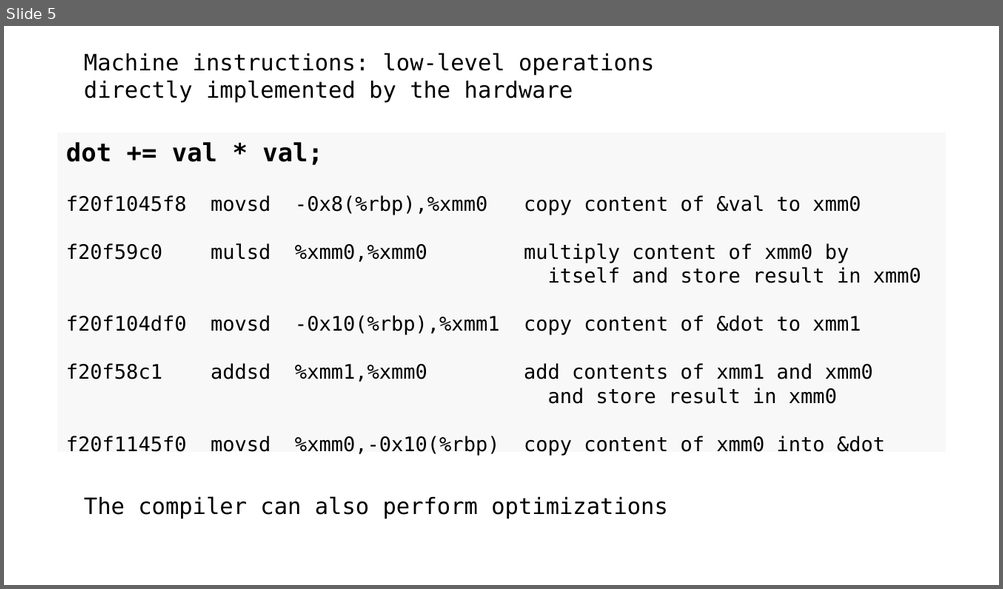
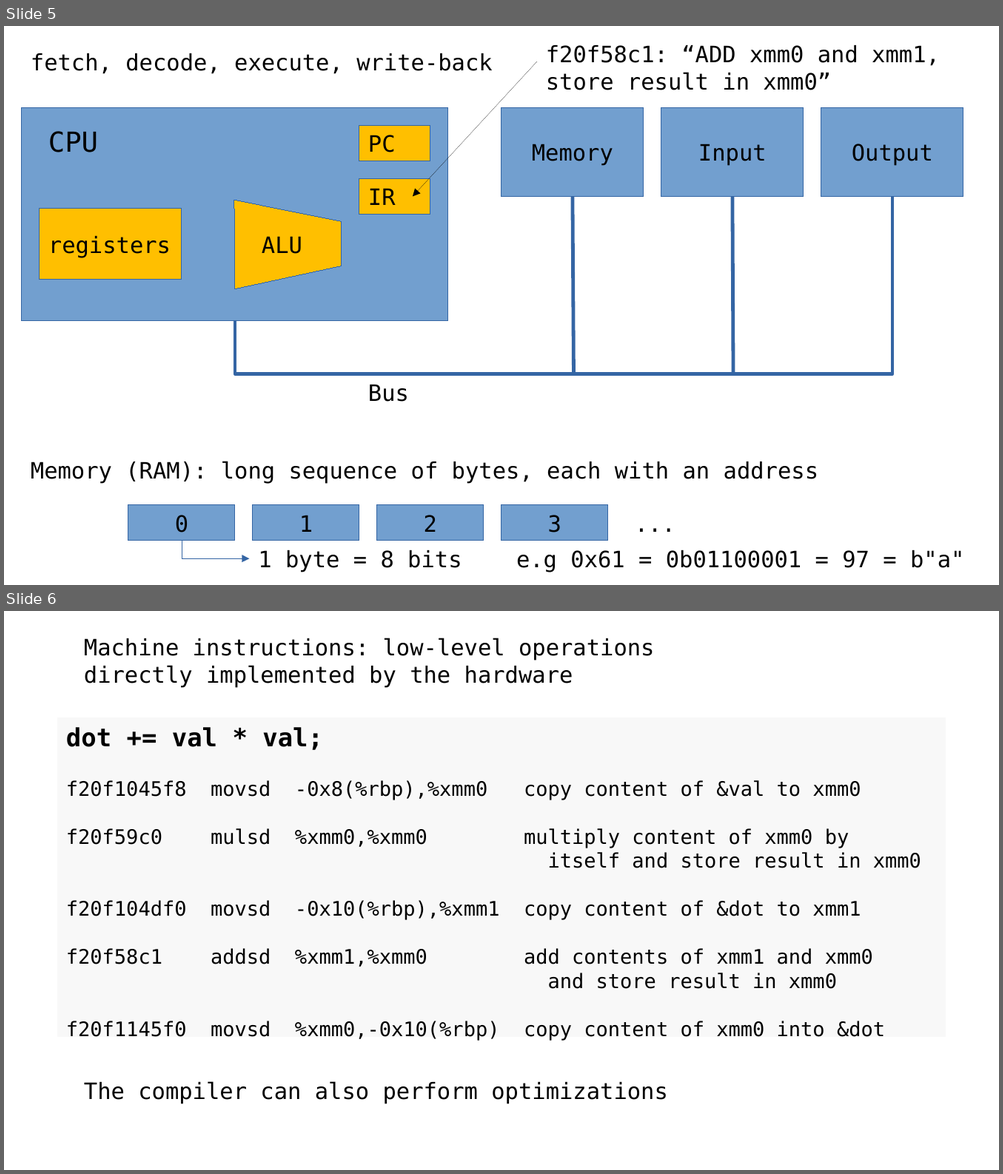
Before and after one commit to neurodatascience/QLS-course-materials, a slide deck: Lectures/04-NumPy_SciPy/slides.odp. Shown one above the other, each under a label of ours: slide 5 before the commit, slides 5 and 6 after it. The pictures are 1003x589 and 1003x1174 pixels, drawn with LibreOffice and Linux fonts; fonts in the diff are those of the drawing. Boxes give left, top, right and bottom in pixels: in the first picture for what was removed or moved away, otherwise in the second. Text is boxed around its words. In the diff, an @@ line names an element or a change of style, - is before the commit and + after.

```diff
--- a/Lectures/04-NumPy_SciPy/slides.odp
+++ b/Lectures/04-NumPy_SciPy/slides.odp
@@ slide 5 added at [4, 26, 999, 585], background #FFFFFF @@
@@ text added at [546, 45, 939, 90], 18 pt, text #000000 @@
+f20f58c1: “ADD xmm0 and xmm1, store result in xmm0”
@@ text added at [31, 53, 492, 74], 18 pt, text #000000 @@
+fetch, decode, execute, write-back
@@ arrow added from (538, 62) to (412, 197), #000000 0 pt @@
@@ rectangle added at [22, 108, 448, 321], fill #729FCF, outline #3465A4 0 pt @@
@@ rectangle added at [501, 108, 643, 197], fill #729FCF, outline #3465A4 0 pt, 18 pt, text #000000 @@
+Memory
@@ rectangle added at [661, 108, 802, 197], fill #729FCF, outline #3465A4 0 pt, 18 pt, text #000000 @@
+Input
@@ rectangle added at [822, 108, 963, 197], fill #729FCF, outline #3465A4 0 pt, 18 pt, text #000000 @@
+Output
@@ text added at [48, 131, 98, 153], 22 pt, text #000000 @@
+CPU
@@ rectangle added at [360, 125, 431, 161], fill #FFBF00, outline #3465A4 0 pt @@
@@ text added at [368, 135, 395, 153], 18 pt, text #000000 @@
+PC
@@ rectangle added at [360, 178, 431, 214], fill #FFBF00, outline #3465A4 0 pt @@
@@ freeform shape added at [234, 199, 341, 289], fill #FFBF00, outline #3465A4 0 pt @@
@@ elbow line added from (235, 321) to (892, 197), #3465A4 2.83 pt @@
@@ text added at [368, 188, 395, 205], 18 pt, text #000000 @@
+IR
@@ line added from (572, 197) to (574, 375), #3465A4 2.83 pt @@
@@ line added from (732, 197) to (733, 372), #3465A4 2.83 pt @@
@@ rectangle added at [40, 210, 181, 281], fill #FFBF00, outline #3465A4 0 pt @@
@@ text added at [48, 236, 170, 258], 18 pt, text #000000 @@
+registers
@@ text added at [262, 236, 302, 254], 18 pt, text #000000 @@
+ALU
@@ text added at [368, 384, 409, 402], 18 pt, text #000000 @@
+Bus
@@ text added at [31, 461, 818, 483], 18 pt, text #000000 @@
+Memory (RAM): long sequence of bytes, each with an address
@@ rectangle added at [128, 506, 235, 540], fill #729FCF, outline #3465A4 0 pt, 18 pt, text #000000 @@
+0
@@ rectangle added at [253, 506, 360, 540], fill #729FCF, outline #3465A4 0 pt, 18 pt, text #000000 @@
+1
@@ rectangle added at [377, 506, 484, 540], fill #729FCF, outline #3465A4 0 pt, 18 pt, text #000000 @@
+2
@@ rectangle added at [501, 506, 608, 540], fill #729FCF, outline #3465A4 0 pt, 18 pt, text #000000 @@
+3
@@ text added at [626, 506, 732, 540], 18 pt, text #000000 @@
+...
@@ elbow arrow added from (182, 541) to (250, 560), #3465A4 0 pt @@
@@ text added at [258, 551, 964, 572], 18 pt, text #000000 @@
+1 byte = 8 bits e.g 0x61 = 0b01100001 = 97 = b"a"
@@ what was slide 5 is now slide 6 @@
```
Also in this commit, not shown: 4 slides changed, 4 other slides added, 1 other file.
